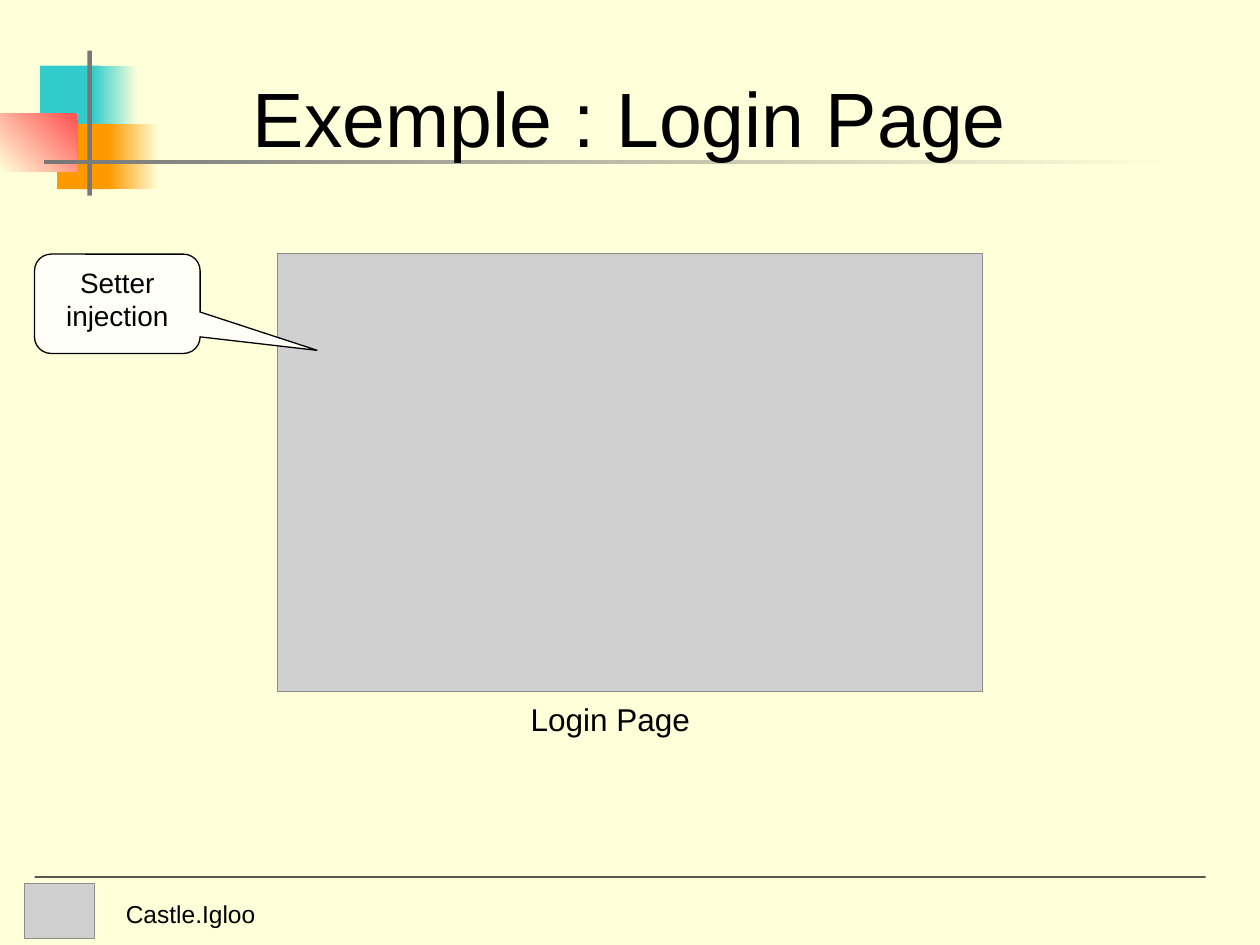
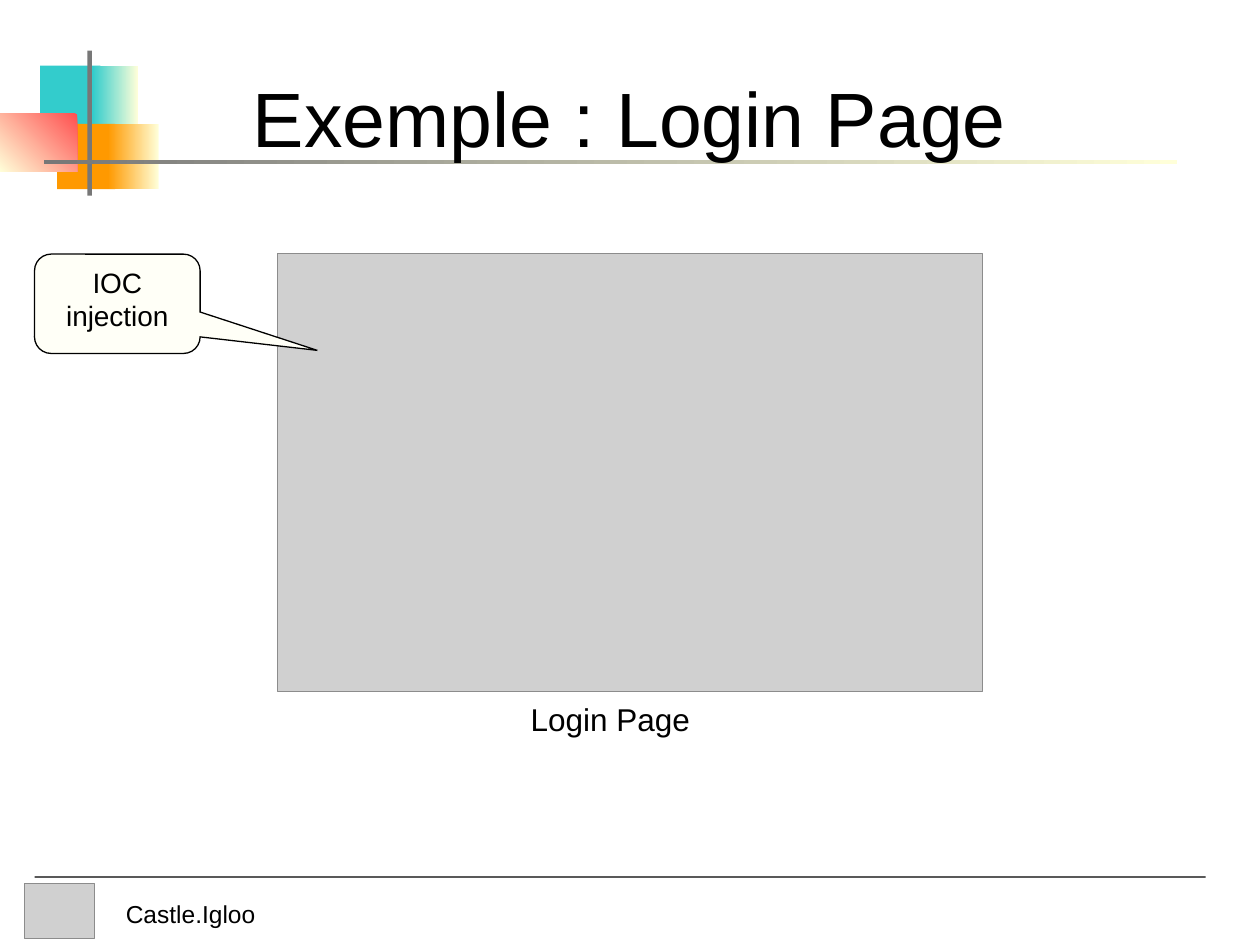
Before and after one commit to castleproject/Core, a slide deck: slide 17 of Experiments/Castle.Igloo/doc/Igloo Presentation.ppt. Drawn at 1260x945 pixels with LibreOffice and Linux fonts; fonts in the diff are those of the drawing; grey boxes stand for pictures. Boxes give left, top, right and bottom in pixels: in the first picture for what was removed or moved away, otherwise in the second. Text is boxed around its words. In the diff, an @@ line names an element or a change of style, - is before the commit and + after.

Commit message:
- Updated slide login controller + minor correction

```diff
--- a/Experiments/Castle.Igloo/doc/Igloo Presentation.ppt
+++ b/Experiments/Castle.Igloo/doc/Igloo Presentation.ppt
@@ background #FFFFD9 to #FFFFFF @@
@@ text in rounded speech box at [66,273,168,332]: text changed @@
-Setter injection
+IOC injection
```
Also in this commit, not shown: 19 other slides changed.
